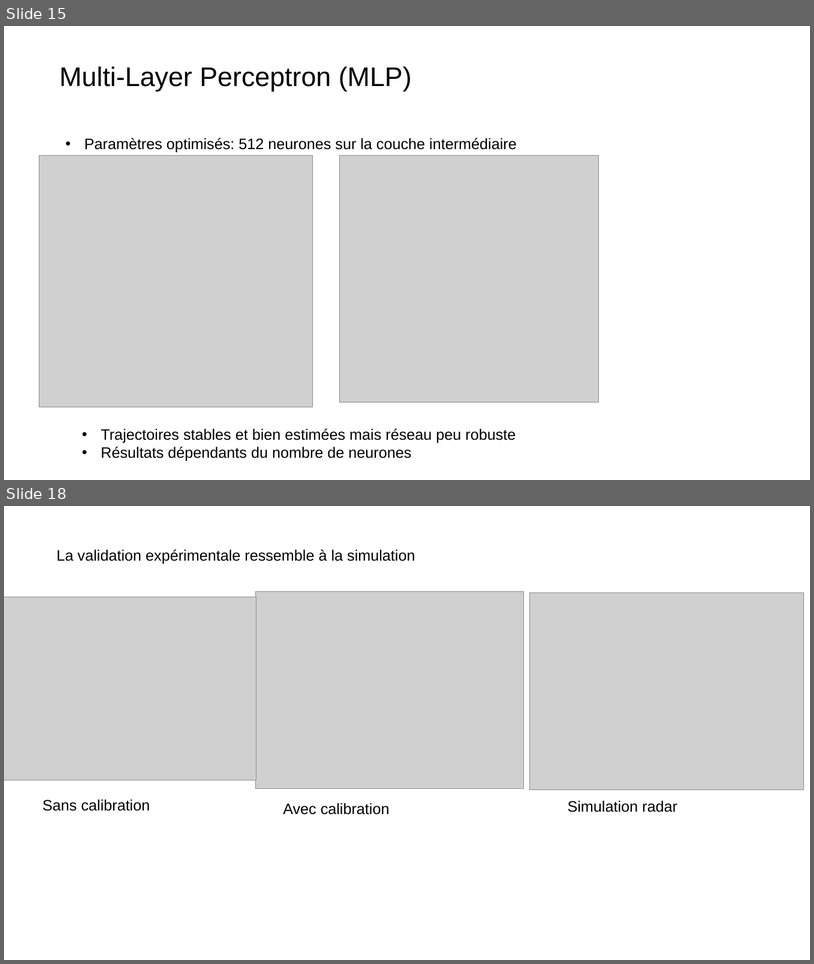
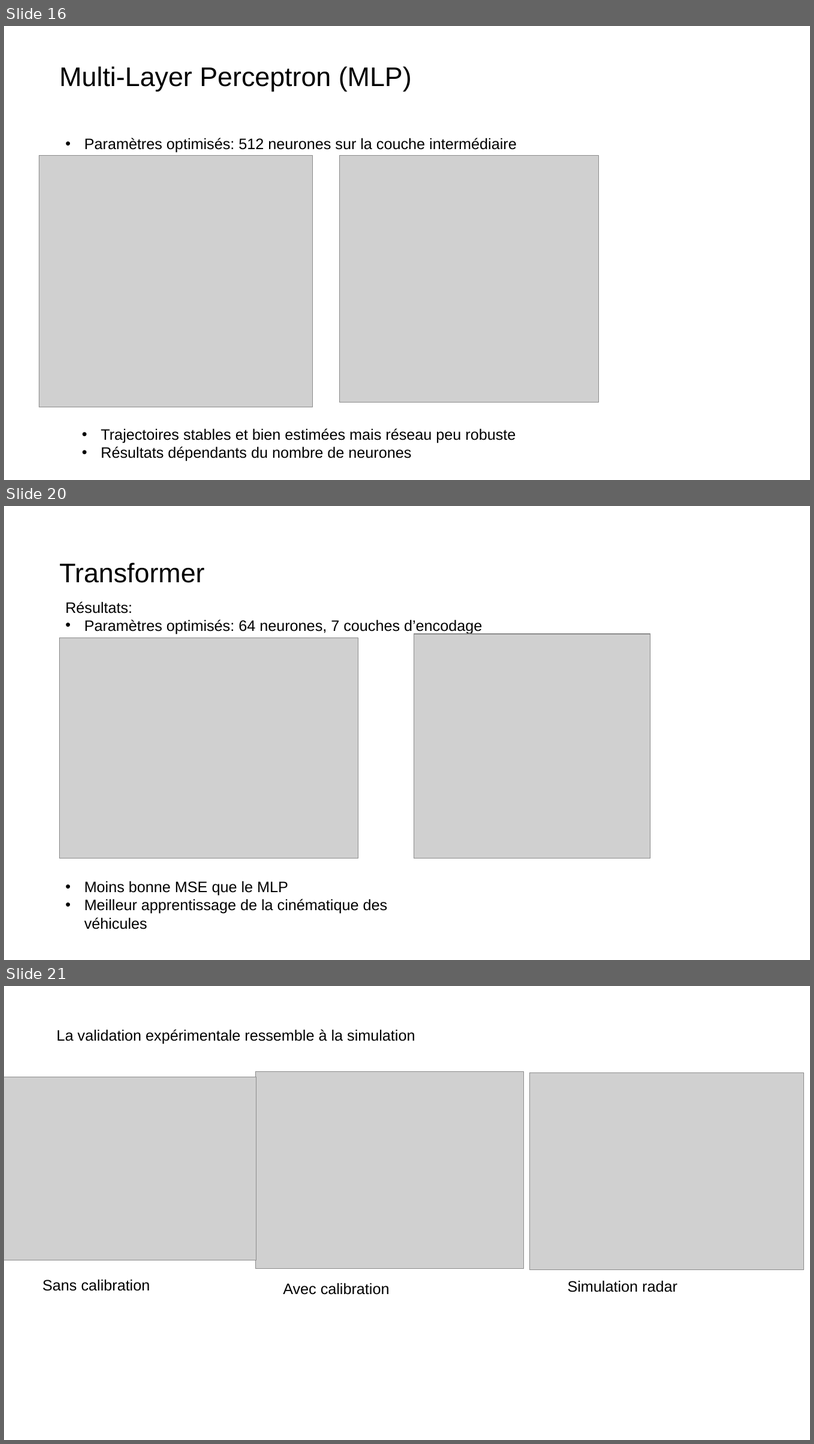
Before and after one commit to grotsartdehe/TFE, a slide deck: Presentation/Slides_TFE.pptx. Shown one above the other, each under a label of ours: slides 15 and 18 before the commit, slides 16, 20 and 21 after it; the slides between them are not shown. The pictures are 814x964 and 814x1444 pixels, drawn with LibreOffice and Linux fonts; fonts in the diff are those of the drawing; grey boxes stand for pictures. Boxes give left, top, right and bottom in pixels: in the first picture for what was removed or moved away, otherwise in the second. Text is boxed around its words. In the diff, an @@ line names an element or a change of style, - is before the commit and + after.

```diff
--- a/Presentation/Slides_TFE.pptx
+++ b/Presentation/Slides_TFE.pptx
@@ slide 20 added at (4, 506, 810, 960), background #FFFFFF @@
@@ title added at (59, 562, 204, 583), 32 pt, text #000000 @@
+Transformer
@@ text added at (65, 601, 482, 634), 18 pt, text #000000 @@
+Résultats:
+• Paramètres optimisés: 64 neurones, 7 couches d’encodage
@@ picture added at (60, 637, 359, 858) @@
@@ picture added at (414, 634, 651, 858) @@
@@ text added at (84, 880, 388, 929), 18 pt, text #000000 @@
+• Moins bonne MSE que le MLP
+• Meilleur apprentissage de la cinématique des véhicules
@@ what was slide 15 is now slide 16 @@
@@ what was slide 18 is now slide 21 @@
```
Also in this commit, not shown: 3 slides changed, 3 other slides added, 1 slide removed, 4 other files.
